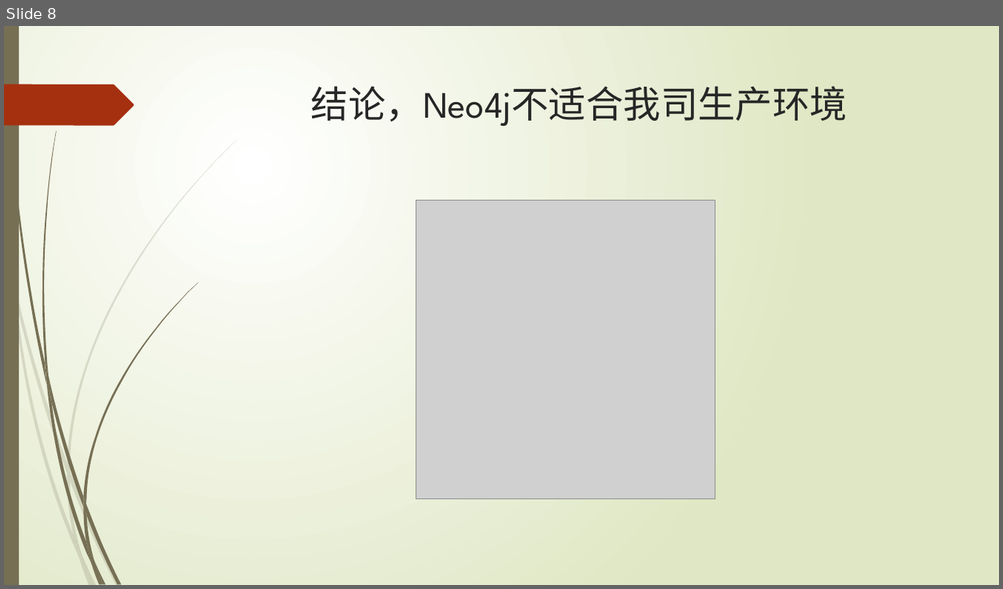
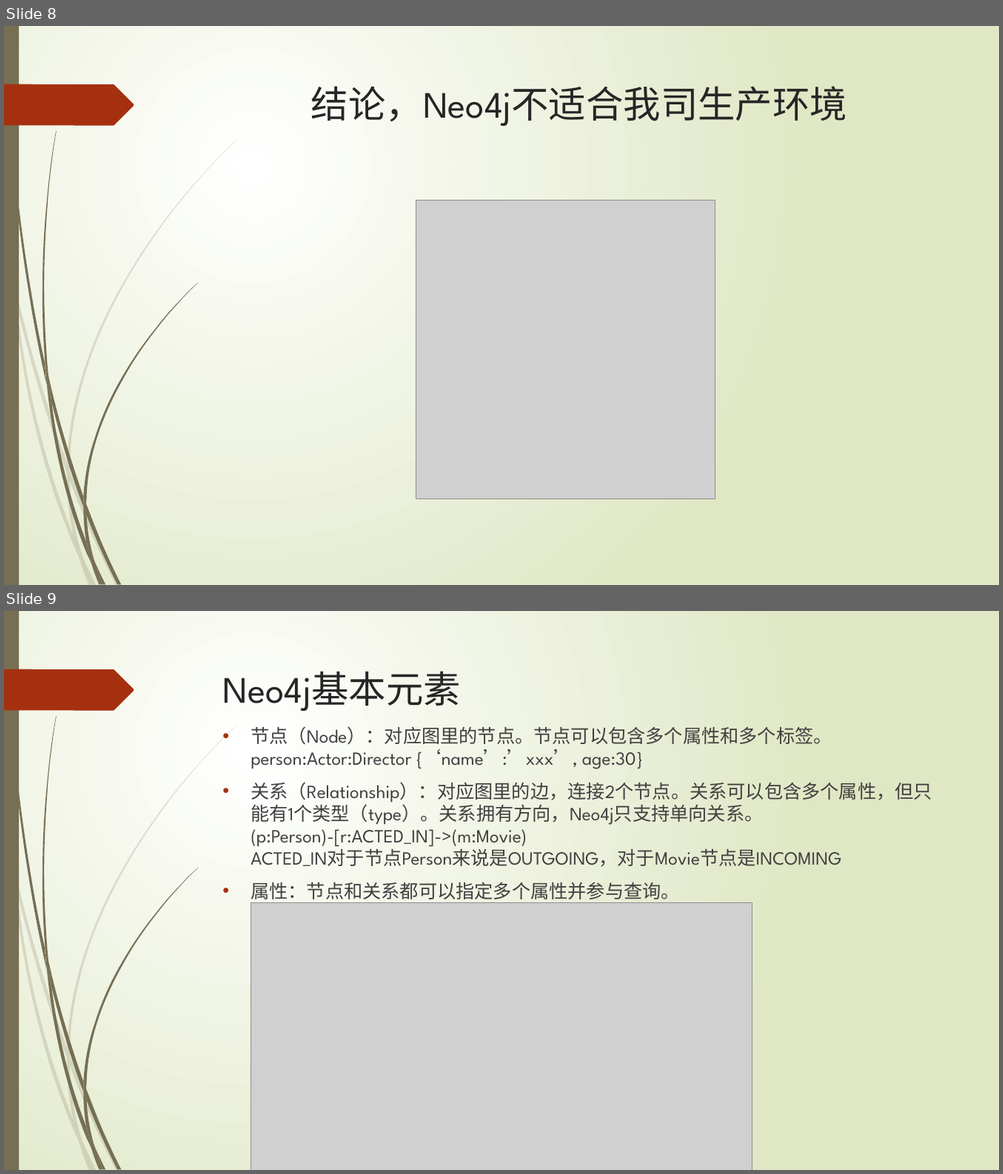
Before and after one commit to xljnc/thor, a slide deck: doc/Neo4j简介.pptx. Shown one above the other, each under a label of ours: slide 8 before the commit, slides 8 and 9 after it. The pictures are 1003x589 and 1003x1174 pixels, drawn with LibreOffice and Linux fonts; fonts in the diff are those of the drawing; grey boxes stand for pictures. Boxes give left, top, right and bottom in pixels: in the first picture for what was removed or moved away, otherwise in the second. Text is boxed around its words. In the diff, an @@ line names an element or a change of style, - is before the commit and + after.

```diff
--- a/doc/Neo4j简介.pptx
+++ b/doc/Neo4j简介.pptx
@@ slide 9 added at (4, 611, 999, 1170), background gradient #FFFFFF to #DFE8C4; not listed: 24 template elements that a slide beside it also shows @@
@@ title added at (223, 671, 461, 711), 36 pt, text #262626 @@
+Neo4j基本元素
@@ text added at (250, 726, 932, 900), 18 pt, text #404040 @@
+• 节点（Node）：对应图里的节点。节点可以包含多个属性和多个标签。
+  person:Actor:Director {‘name’:’xxx’, age:30}
+• 关系（Relationship）：对应图里的边，连接2个节点。关系可以包含多个属性，但只能有1个类型（type）。关系拥有方向，Neo4j只支持单向关系。
+  (p:Person)-[r:ACTED_IN]->(m:Movie)
+  ACTED_IN对于节点Person来说是OUTGOING，对于Movie节点是INCOMING
+• 属性：节点和关系都可以指定多个属性并参与查询。
@@ picture added at (251, 903, 752, 1170) @@
```
Also in this commit, not shown: 1 slide changed, 1 slide removed.
